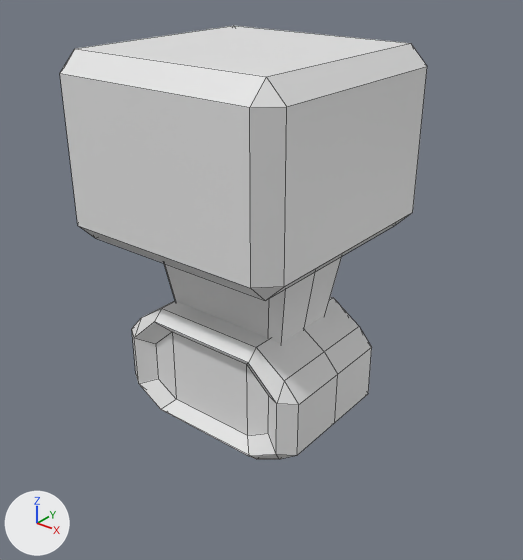
An edit to the Blender file Robots.blend, drawn before and after from the same camera.
The view is the same before and after, from a 50 mm camera at (2.52, -3.03, 3.0) aimed at (0.09, 0.01, 1.11). Lighting does not change. The marker at lower left points along +X, +Y and +Z. The older version comes first. Mesh edges are drawn as thin lines. The same objects are shown in both versions, whatever each file hides.

Objects in the first picture: 'TorsoRectangle', 'TreadBase', 'TreadHolder'.
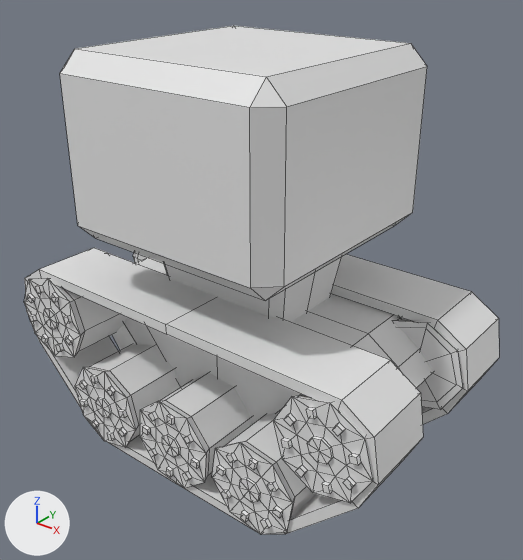
Changed parts and their boxes [x1, y1, x2, y2] in the pictures (523 x 560 px):
'Treads', added
    after: [25, 248, 499, 534]
'TreadWheels', added
    after: [24, 252, 463, 534]
'TreadHolder', reshaped, modifiers changed
    before: [132, 297, 372, 459]
    after: [113, 257, 433, 426]

The change in detail:
me_cube_007 is used by ob_treadholder; location (0.0, 0.0, 0.0).
me_cube_007 had 40 vertices, 35 faces and spanned x -0.66..0.66, y 0.0..0.447, z 0.163..0.936.
me_cube_007 now has 34 vertices, 26 faces and spans x 0.0..1.134, y 0.0..0.372, z 0.163..1.02.
Part 1, on me_cube_007:
39 vertices are removed from x -0.66..0.66, y 0.0..0.447, z 0.163..0.936.
35 faces are deleted.
23 vertices are added at x 0.0..1.134, y 0.0..0.372, z 0.163..1.02.
10 new vertices lie (0.0, 0.305, 0.0) away from vertices in x 0.0..1.134, y 0.0, z 0.163..1.02.
26 new faces join them.
Mesh me_cube is new.
It has 32 vertices, 29 faces and spans x 0.0..1.335, y 0.259..0.694, z -0.01..1.09.
Mesh me_circle_001 is new.
It has 650 vertices, 680 faces and spans x -1.32..1.31, y 0.24..0.74, z 0.01..1.07.
Object 'TreadHolder' (ob_treadholder) has a MIRROR modifier named 'Mirror'.
On modifier 'Mirror' of object 'TreadHolder' (ob_treadholder), use_axis goes from (False, True, False) to (True, True, False).
Modifier setting: use_clip = True.
Object 'Treads' (ob_treads) is new; it shows me_cube.
Its location is (0.0, 0.0, 0.0).
It gains a MIRROR modifier named 'Mirror'.
Modifier setting: use_axis = (True, True, False).
Modifier setting: use_clip = True.
Object 'TreadWheels' (ob_treadwheels) is new; it shows me_circle_001.
Its location is (0.0, 0.0, 0.0).
It gains a MIRROR modifier named 'Mirror'.
Modifier setting: use_axis = (False, True, False).
